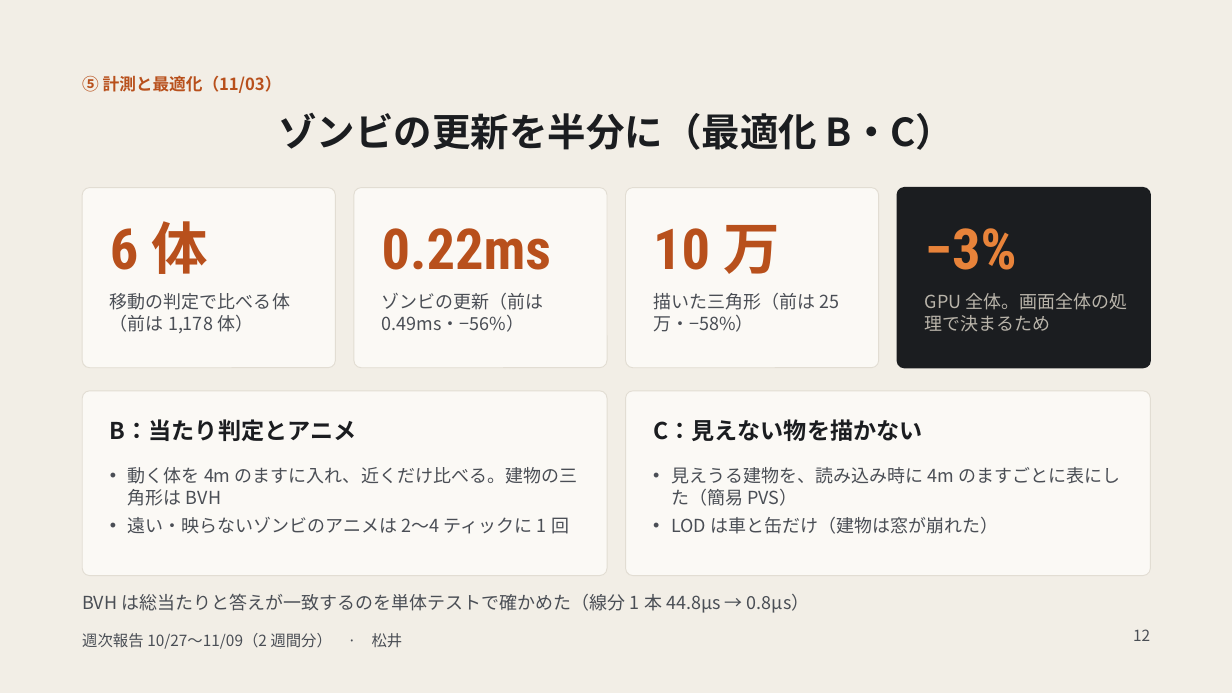
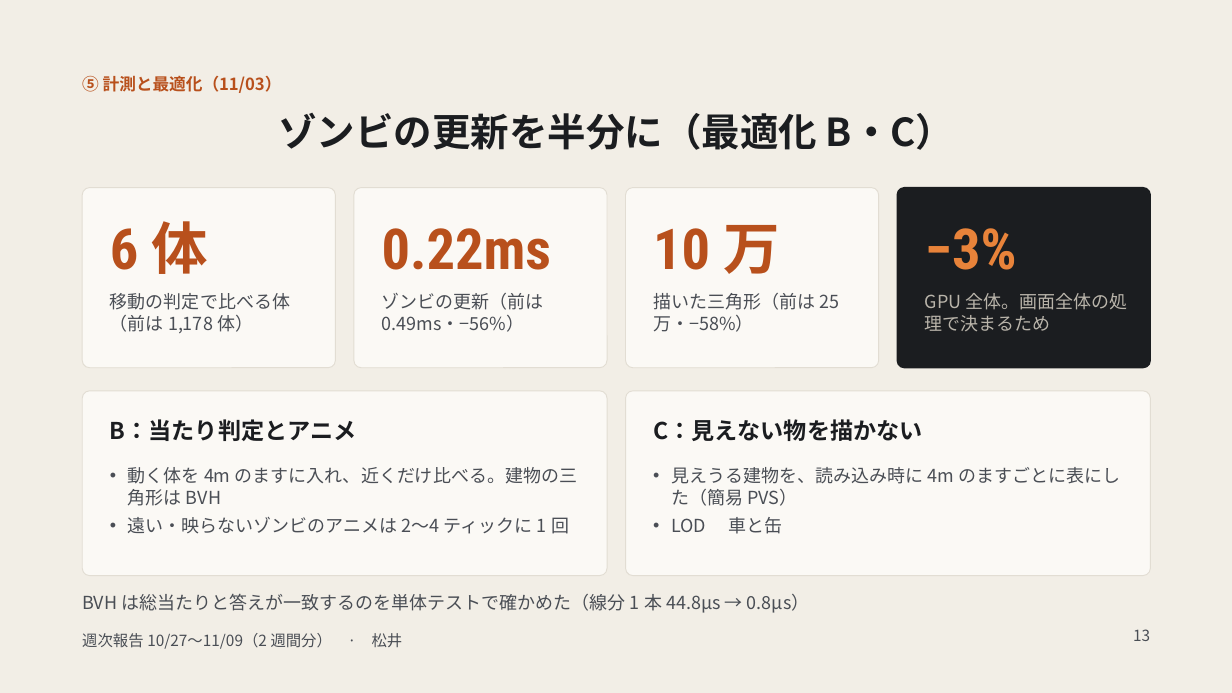
Before and after one commit to madoromi05/LastDrop, a slide deck: slide 13 of SummaryPlan/報告書/週次報告 10 27〜11 09.pptx (slide 12 before the commit). Drawn at 1232x693 pixels with LibreOffice and Linux fonts; fonts in the diff are those of the drawing. Boxes give left, top, right and bottom in pixels: in the first picture for what was removed or moved away, otherwise in the second. Text is boxed around its words. In the diff, an @@ line names an element or a change of style, - is before the commit and + after.

```diff
--- a/SummaryPlan/報告書/週次報告 10 27〜11 09.pptx
+++ b/SummaryPlan/報告書/週次報告 10 27〜11 09.pptx
@@ text at <box>671,517,782,534</box>: text changed @@
-• LOD は車と缶だけ（建物は窓が崩れた）
+• LOD 車と缶
@@ page number at <box>1133,629,1150,641</box>: text changed @@
-12
+13
```
Also in this commit, not shown: 6 other slides changed, 3 slides added, 5 slides removed, 1 other file.
